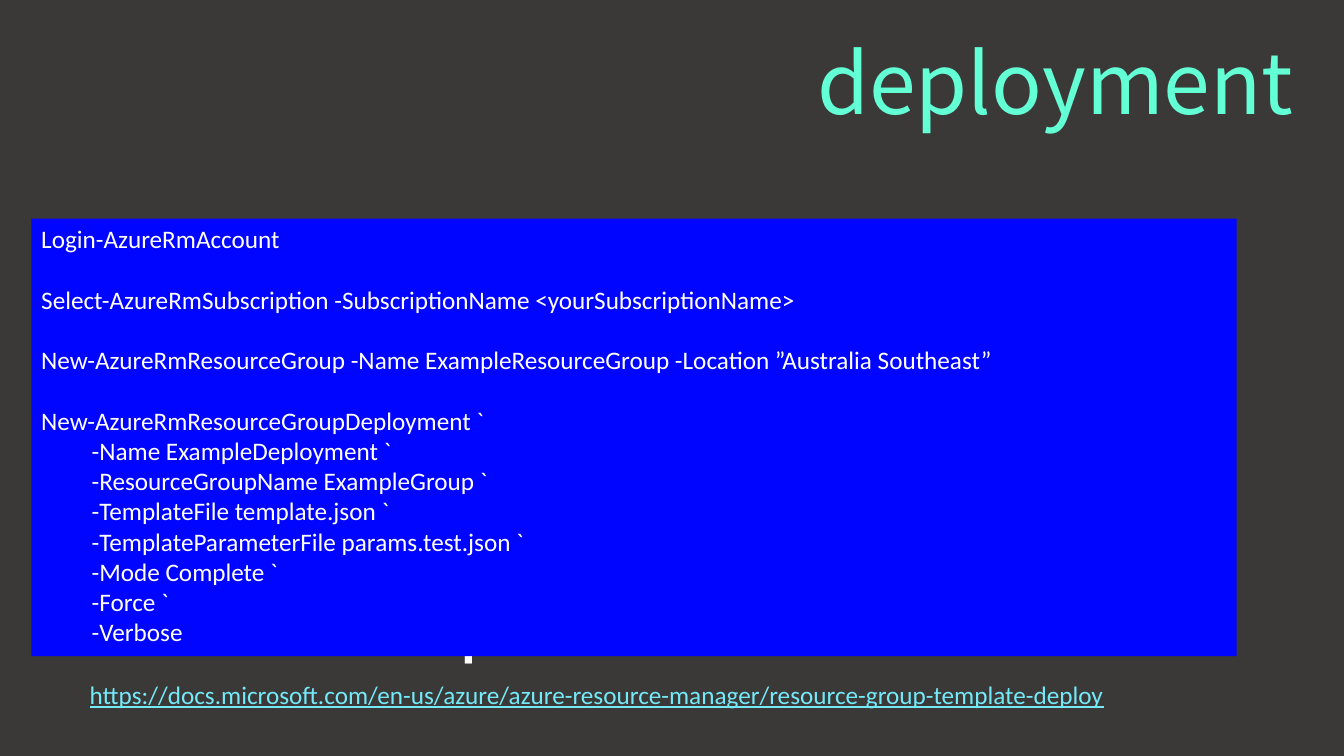
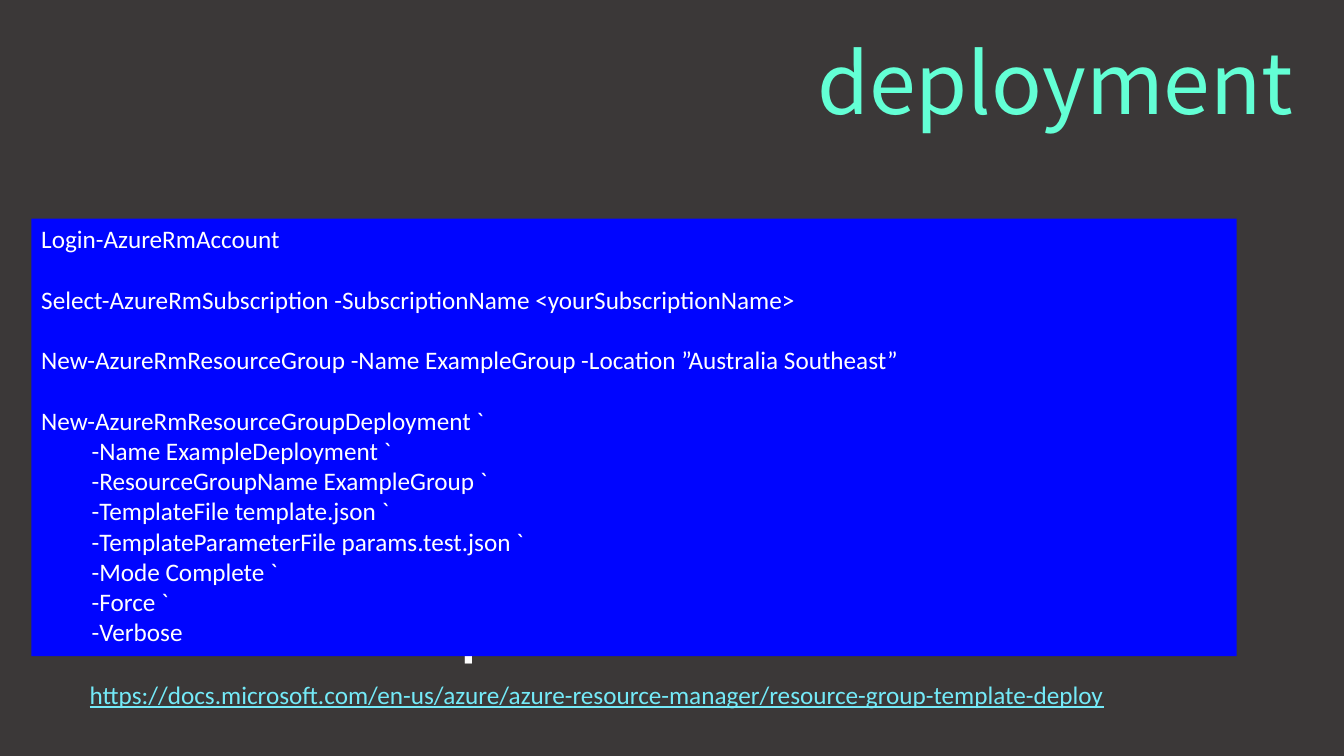
Before and after one commit to jdoof/arm-templates-demo, a slide deck: slide 24 of ARM Brown Bag.pptx. Drawn at 1344x756 pixels with LibreOffice and Linux fonts; fonts in the diff are those of the drawing. Boxes give left, top, right and bottom in pixels: in the first picture for what was removed or moved away, otherwise in the second. Text is boxed around its words. In the diff, an @@ line names an element or a change of style, - is before the commit and + after.

Commit message:
powershell create resource group creation typo

```diff
--- a/ARM Brown Bag.pptx
+++ b/ARM Brown Bag.pptx
@@ text in rectangle at <box>41,351,898,373</box>: text changed @@
-New-AzureRmResourceGroup -Name ExampleResourceGroup -Location ”Australia Southeast”
+New-AzureRmResourceGroup -Name ExampleGroup -Location ”Australia Southeast”
```
Also in this commit, not shown: 1 other slide changed.
